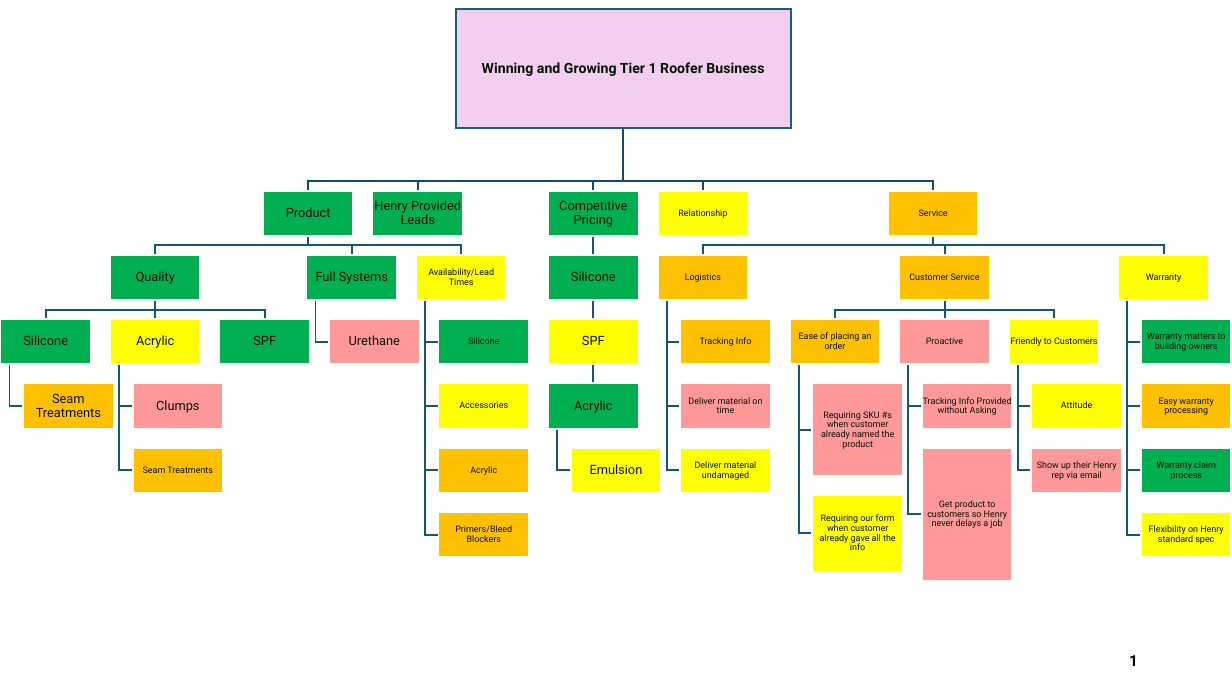
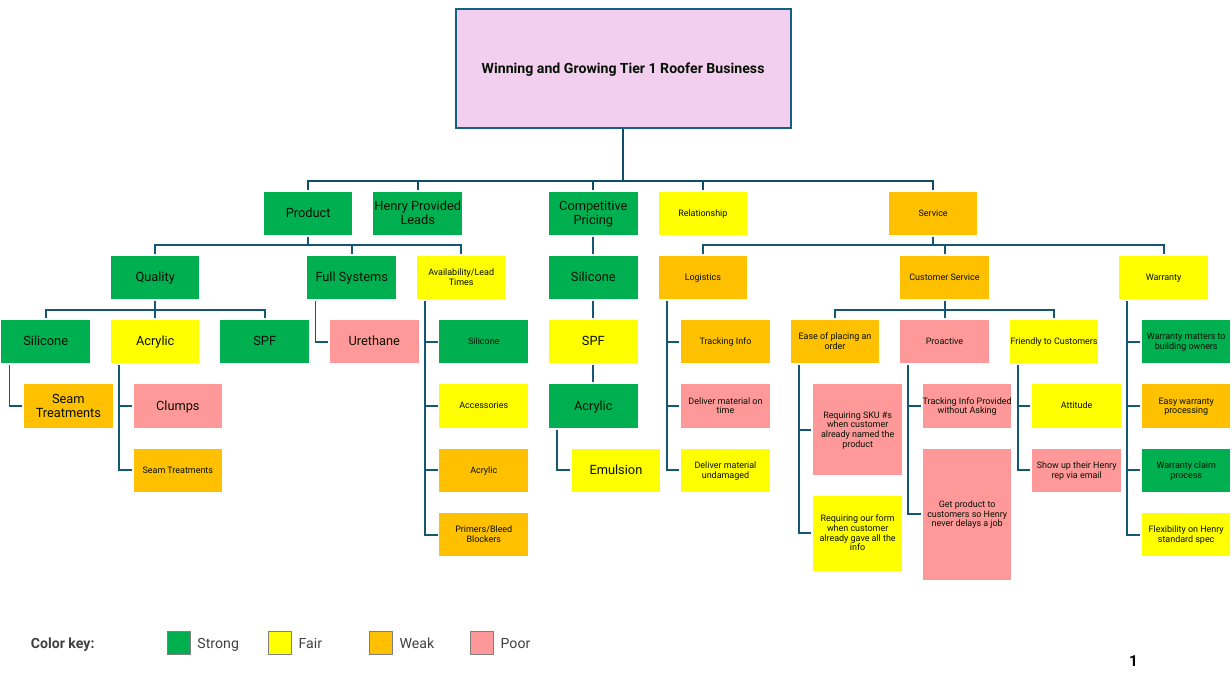
Before and after one commit to morales451/powerpoint, a slide deck: slide 1 of Leaky_Bucket.pptx. Drawn at 1232x693 pixels with LibreOffice and Linux fonts; fonts in the diff are those of the drawing. Boxes give left, top, right and bottom in pixels: in the first picture for what was removed or moved away, otherwise in the second. Text is boxed around its words. In the diff, an @@ line names an element or a change of style, - is before the commit and + after.

```diff
--- a/Leaky_Bucket.pptx
+++ b/Leaky_Bucket.pptx
@@ text added at <box>31,637,94,651</box>, 11 pt, text #404040, bold @@
+Color key:
@@ rectangle added at <box>167,632,190,655</box>, fill #00B050, outline #7F7F7F 0.5 pt @@
@@ text added at <box>197,638,238,651</box>, 11 pt, text #404040 @@
+Strong
@@ rectangle added at <box>268,632,291,655</box>, fill #FFFF00, outline #7F7F7F 0.5 pt @@
@@ text added at <box>299,638,322,648</box>, 11 pt, text #404040 @@
+Fair
@@ rectangle added at <box>370,632,393,655</box>, fill #FFC000, outline #7F7F7F 0.5 pt @@
@@ text added at <box>400,637,435,648</box>, 11 pt, text #404040 @@
+Weak
@@ rectangle added at <box>470,632,494,655</box>, fill #FF9999, outline #7F7F7F 0.5 pt @@
@@ text added at <box>501,638,531,648</box>, 11 pt, text #404040 @@
+Poor
```
Also in this commit, not shown: 2 other slides changed, 2 other files.
